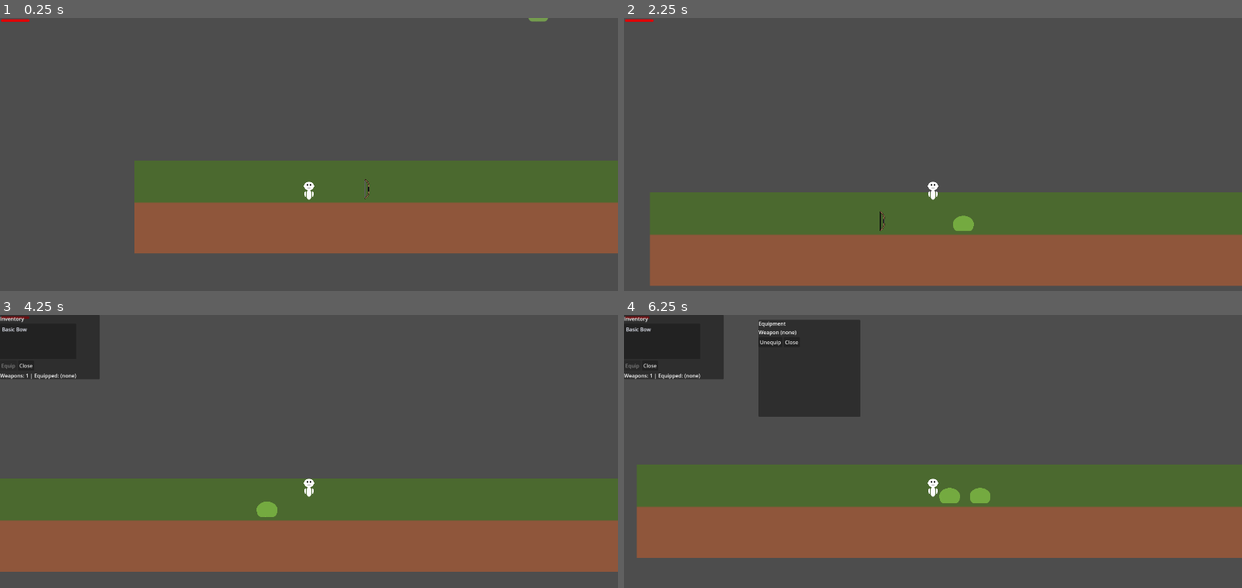
Above: before the commit, frames 1-4 (two rows, left to right).
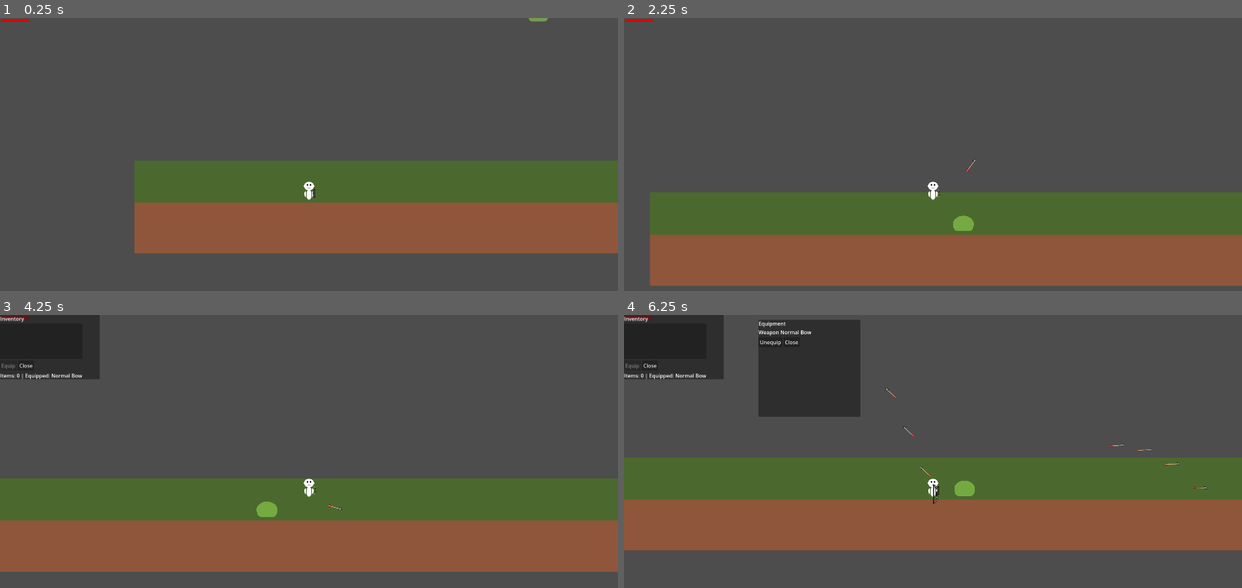
Above: after the commit, the same moments.

Repository: IcyOtter/Survivor-Wave-Like
Game: Godot game, scene res://scenes/world.tscn
Same seed, same stepped clock (60 frames per second), same inputs: the game is played once before the commit and once after it.
Inputs (mouse positions are in pixels of both pictures, inside the frame that each line leads up to):
- Up to frame 1 (0.25 s): no input
- Up to frame 2 (2.25 s): move the mouse to (1068, 173) at 0.52 s; hold D (move_right) 0.53-2.03 s; tap E (interact) at 0.6, 1.55 s; tap Space (jump) at 0.77, 0.8, 1.07, 1.35, 1.52, 1.82 s; move the mouse to (809, 209) at 1.27 s; move the mouse to (994, 116) at 2.02 s; hold A (move_left) from 2.03 s (still down); click (994, 116) at 2.1 s
- Up to frame 3 (4.25 s): tap Space (jump) at 2.3, 3.02, 3.32, 3.77, 3.8, 4.07 s; move the mouse to (278, 557) at 2.77 s; release A (move_left) at 2.78 s; hold D (move_right) from 2.78 s (still down); tap E (interact) at 2.85 s; move the mouse to (494, 541) at 3.52 s; tap S (toggle_autofire) at 3.6 s; tap Tab (toggle_inventory) at 4.15 s
- Up to frame 4 (6.25 s): move the mouse to (747, 435) at 4.27 s; release D (move_right) at 4.28 s; hold A (move_left) 4.28-5.03 s; tap C (toggle_equipment) at 4.35 s; tap Space (jump) at 4.52, 4.82, 5.3, 5.85, 6.02 s; tap E (interact) at 4.55, 5.1, 6.05 s; move the mouse to (963, 489) at 5.02 s; hold D (move_right) 5.03-5.78 s; move the mouse to (840, 402) at 5.77 s; hold A (move_left) from 5.78 s (still down)

The runs differ from the first frame. In frame 1, less than 0.1% of the frame differs, in the area x 50-60%, y 59-67%; in frame 2, less than 0.1%; in frame 3, 0.2%; in frame 4, 9.4%, in the area x 0-100%, y 0-89%.

Commit message:
- Proper item dropping established - Universilized Item Dropping so that it can be used for other things besides weapons

Diff:
--- /dev/null
+++ b/scenes/Bow_Normal.tres
@@ -0,0 +1,15 @@
+[gd_resource type="Resource" script_class="ItemDefinition" load_steps=4 format=3 uid="uid://bbyoc5thmj6ny"]
+
+[ext_resource type="Texture2D" uid="uid://cdyiu066hlucs" path="res://assets/weapons/basic bow/basicbow.png" id="1_0lkjd"]
+[ext_resource type="Script" uid="uid://bdfvny2l3xmqp" path="res://scripts/ItemDefinition.gd" id="1_di1yb"]
+[ext_resource type="PackedScene" uid="uid://dorne3gevs8gq" path="res://scenes/BasicBow.tscn" id="2_i8gfu"]
+
+[resource]
+script = ExtResource("1_di1yb")
+id = "Normal_Bow"
+display_name = "Normal Bow"
+icon = ExtResource("1_0lkjd")
+weapon_scene = ExtResource("2_i8gfu")
+stackable = false
+max_stack = 1
+metadata/_custom_type_script = "uid://bdfvny2l3xmqp"
--- /dev/null
+++ b/scenes/ItemPickup.tscn
@@ -0,0 +1,15 @@
+[gd_scene load_steps=3 format=3 uid="uid://4ewapt1weyo"]
+
+[ext_resource type="Script" uid="uid://bf0ws3w0k405a" path="res://scripts/ItemPickup.gd" id="1_a0vs4"]
+
+[sub_resource type="CircleShape2D" id="CircleShape2D_4c0k1"]
+radius = 17.0
+
+[node name="ItemPickup" type="Area2D"]
+script = ExtResource("1_a0vs4")
+
+[node name="Sprite2D" type="Sprite2D" parent="."]
+z_index = 50
+
+[node name="CollisionShape2D" type="CollisionShape2D" parent="."]
+shape = SubResource("CircleShape2D_4c0k1")
--- a/scenes/WeaponPickup.tscn
+++ /dev/null
@@ -1,14 +0,0 @@
-[gd_scene load_steps=3 format=3 uid="uid://bmiu262jolk0b"]
-
-[ext_resource type="Script" uid="uid://dshm423yk2hio" path="res://scripts/WeaponPickup.gd" id="1_4c0k1"]
-
-[sub_resource type="CircleShape2D" id="CircleShape2D_4c0k1"]
-radius = 17.0
-
-[node name="WeaponPickup" type="Area2D"]
-script = ExtResource("1_4c0k1")
-
-[node name="Sprite2D" type="Sprite2D" parent="."]
-
-[node name="CollisionShape2D" type="CollisionShape2D" parent="."]
-shape = SubResource("CircleShape2D_4c0k1")
--- a/scenes/enemy.tscn
+++ b/scenes/enemy.tscn
@@ -4,14 +4,13 @@
 [ext_resource type="Texture2D" uid="uid://bfnao0om1m8kk" path="res://assets/enemies/slime.png" id="2_4ra3w"]
 [ext_resource type="Script" uid="uid://c0xeprhbprjvv" path="res://scripts/EnemyHealthBar.gd" id="2_5uy6h"]
 [ext_resource type="Script" uid="uid://cstfxioi7pfmh" path="res://scripts/DropEntry.gd" id="2_xwavj"]
-[ext_resource type="PackedScene" uid="uid://bmiu262jolk0b" path="res://scenes/WeaponPickup.tscn" id="4_md484"]
-[ext_resource type="PackedScene" uid="uid://dorne3gevs8gq" path="res://scenes/BasicBow.tscn" id="4_xwavj"]
+[ext_resource type="PackedScene" uid="uid://4ewapt1weyo" path="res://scenes/ItemPickup.tscn" id="3_c4w8v"]
+[ext_resource type="Resource" uid="uid://bbyoc5thmj6ny" path="res://scenes/Bow_Normal.tres" id="3_xwavj"]
 
 [sub_resource type="Resource" id="Resource_ipns3"]
 script = ExtResource("2_xwavj")
-pickup_scene = ExtResource("4_md484")
-weapon_scene = ExtResource("4_xwavj")
-display_name = "Basic Bow"
+pickup_scene = ExtResource("3_c4w8v")
+item_def = ExtResource("3_xwavj")
 chance = 1.0
 metadata/_custom_type_script = "uid://cstfxioi7pfmh"
 
--- a/scenes/player.tscn
+++ b/scenes/player.tscn
@@ -1,8 +1,10 @@
-[gd_scene load_steps=6 format=3 uid="uid://blxypbuxj31em"]
+[gd_scene load_steps=8 format=3 uid="uid://blxypbuxj31em"]
 
 [ext_resource type="Script" uid="uid://b0dlwj14qvmlx" path="res://scripts/player.gd" id="1_g2els"]
 [ext_resource type="Script" uid="uid://bricsnrakdnth" path="res://scripts/WeaponManager.gd" id="2_dqkch"]
 [ext_resource type="Texture2D" uid="uid://d18a35ch3wai7" path="res://assets/player/pixelplayer.png" id="2_g2els"]
+[ext_resource type="Script" uid="uid://bdfvny2l3xmqp" path="res://scripts/ItemDefinition.gd" id="4_qlg0r"]
+[ext_resource type="Resource" uid="uid://bbyoc5thmj6ny" path="res://scenes/Bow_Normal.tres" id="5_tuyoq"]
 
 [sub_resource type="RectangleShape2D" id="RectangleShape2D_tuyoq"]
 size = Vector2(23, 46)
@@ -29,6 +31,7 @@
 
 [node name="WeaponManager" type="Node2D" parent="."]
 script = ExtResource("2_dqkch")
+starting_items = Array[ExtResource("4_qlg0r")]([ExtResource("5_tuyoq")])
 
 [node name="WeaponSocket" type="Node2D" parent="."]
 position = Vector2(19, 12)
--- a/scenes/world.tscn
+++ b/scenes/world.tscn
@@ -7,8 +7,6 @@
 [ext_resource type="Script" uid="uid://dxk8c0lhw2hgk" path="res://scripts/enemy_spawner.gd" id="3_4wyf3"]
 [ext_resource type="Script" uid="uid://dkj8v2fhpdtl1" path="res://scripts/InventoryUI.gd" id="4_4mrxx"]
 [ext_resource type="Script" uid="uid://bb6vgibhsdeev" path="res://scripts/EquipmentUI.gd" id="5_7r4gi"]
-[ext_resource type="PackedScene" uid="uid://bmiu262jolk0b" path="res://scenes/WeaponPickup.tscn" id="7_7r4gi"]
-[ext_resource type="PackedScene" uid="uid://dorne3gevs8gq" path="res://scenes/BasicBow.tscn" id="8_4mrxx"]
 
 [sub_resource type="RectangleShape2D" id="RectangleShape2D_7r4gi"]
 size = Vector2(0.21163082, 20)
@@ -66,6 +64,10 @@
 
 [node name="Player" parent="." instance=ExtResource("1_rwgxs")]
 position = Vector2(334, 858)
+move_speed = null
+jump_velocity = null
+gravity = null
+max_health = null
 
 [node name="Camera2D" type="Camera2D" parent="Player"]
 visible = false
@@ -191,8 +193,3 @@
 
 [node name="Spawn3" type="Marker2D" parent="EnemySpawner/SpawnPoints"]
 position = Vector2(90, 5)
-
-[node name="WeaponPickup" parent="." instance=ExtResource("7_7r4gi")]
-position = Vector2(512, 890)
-weapon_scene = ExtResource("8_4mrxx")
-display_name = "Basic Bow"
--- a/scripts/BaseEnemy.gd
+++ b/scripts/BaseEnemy.gd
@@ -90,7 +90,7 @@
 	for entry in drops:
 		if entry == null:
 			continue
-		if entry.pickup_scene == null or entry.weapon_scene == null:
+		if entry.pickup_scene == null or entry.item_def == null:
 			continue
 
 		# Roll per entry (you can change to "one roll total" if you prefer)
@@ -100,14 +100,16 @@
 			# break
 
 func _spawn_pickup(entry: DropEntry) -> void:
-	var pickup := entry.pickup_scene.instantiate() as WeaponPickup
+	var pickup := entry.pickup_scene.instantiate() as ItemPickup
 	if pickup == null:
-		push_warning("Enemy drop: pickup_scene is not a WeaponPickup.")
+		push_warning("Enemy drop: pickup_scene is not an ItemPickup.")
 		return
 
-	pickup.weapon_scene = entry.weapon_scene
-	pickup.display_name = entry.display_name
+	# Configure the pickup from the ItemDefinition resource
+	pickup.item_def = entry.item_def
+	pickup.quantity = max(entry.quantity, 1)
 
+	# Raycast down to place on ground
 	var ray_from := global_position + Vector2(0, -16)
 	var ray_to := ray_from + Vector2(0, 800)
 
@@ -123,10 +125,6 @@
 	if result.size() > 0:
 		var hit_pos: Vector2 = result["position"]
 		final_pos = hit_pos - Vector2(0, drop_clearance)
-		_debug_draw_ray(ray_from, hit_pos, true)
-	else:
-		_debug_draw_ray(ray_from, ray_to, false)
-		print("DROP RAY MISSED GROUND. from=", ray_from, " to=", ray_to, " mask=", GROUND_MASK)
 
 	get_parent().add_child(pickup)
 	pickup.global_position = final_pos
--- a/scripts/DropEntry.gd
+++ b/scripts/DropEntry.gd
@@ -1,7 +1,7 @@
 extends Resource
 class_name DropEntry
 
-@export var pickup_scene: PackedScene            # usually ItemPickup.tscn
-@export var weapon_scene: PackedScene            # e.g. item.tscn
-@export var display_name: String = ""            # e.g. "Item Display Name"
-@export_range(0.0, 1.0, 0.01) var chance: float = 0.25  # 0.25 = 25% chance
+@export var pickup_scene: PackedScene            # ItemPickup.tscn
+@export var item_def: ItemDefinition             # BowNormal.tres
+@export var quantity: int = 1
+@export_range(0.0, 1.0, 0.01) var chance: float = 0.25
--- a/scripts/EquipmentUI.gd
+++ b/scripts/EquipmentUI.gd
@@ -52,11 +52,13 @@
 		return
 
 	var inv := _weapon_manager.inventory
+
 	if inv.has_equipped_weapon():
-		weapon_value.text = inv.get_equipped_name()
+		weapon_value.text = inv.get_equipped_weapon_name()
+		unequip_button.disabled = false
 	else:
 		weapon_value.text = "(none)"
-
+		unequip_button.disabled = true
 
 func _on_unequip_pressed() -> void:
 	if _weapon_manager != null:
--- a/scripts/InventoryUI.gd
+++ b/scripts/InventoryUI.gd
@@ -15,13 +15,11 @@
 	process_mode = Node.PROCESS_MODE_ALWAYS
 	set_process(true)
 
-	# Wire buttons (do this once)
 	if not equip_button.pressed.is_connected(_on_equip_pressed):
 		equip_button.pressed.connect(_on_equip_pressed)
 	if not close_button.pressed.is_connected(_on_close_pressed):
 		close_button.pressed.connect(_on_close_pressed)
 
-	# Wire list selection to enable equip
 	if not weapon_list.item_selected.is_connected(_on_item_selected):
 		weapon_list.item_selected.connect(_on_item_selected)
 
@@ -67,23 +65,30 @@
 
 	var inv := _weapon_manager.inventory
 
-	for i in range(inv.weapons.size()):
-		var display_name := inv.get_weapon_name(i)
-		weapon_list.add_item(display_name)
+	for i in range(inv.items.size()):
+		var item_name := inv.get_item_name(i)
+		var qty := inv.get_item_qty(i)
+		weapon_list.add_item("%s  x%d" % [item_name, qty])
 
-	# Enable equip only if something is selected
-	equip_button.disabled = weapon_list.get_selected_items().is_empty()
+	# Enable equip only if something is selected (and selection is a weapon)
+	var selected := weapon_list.get_selected_items()
+	if selected.is_empty():
+		equip_button.disabled = true
+	else:
+		equip_button.disabled = inv.get_item_type(selected[0]) != "weapon"
 
-	# Show equipped status in the hint (optional)
 	var equipped_text := "(none)"
 	if inv.has_equipped_weapon():
-		equipped_text = inv.get_equipped_name()
+		equipped_text = inv.get_equipped_weapon_name()
 
-	hint_label.text = "Weapons: %d | Equipped: %s" % [inv.weapons.size(), equipped_text]
+	hint_label.text = "Items: %d | Equipped: %s" % [inv.items.size(), equipped_text]
 
+func _on_item_selected(index: int) -> void:
+	if _weapon_manager == null or _weapon_manager.inventory == null:
+		equip_button.disabled = true
+		return
 
-func _on_item_selected(_index: int) -> void:
-	equip_button.disabled = false
+	equip_button.disabled = _weapon_manager.inventory.get_item_type(index) != "weapon"
 
 func _on_equip_pressed() -> void:
 	if _weapon_manager == null or _weapon_manager.inventory == null:
@@ -98,11 +103,10 @@
 		return
 
 	var index := selected[0]
-	print("Equip: equipping index", index, "name=", _weapon_manager.inventory.get_weapon_name(index))
+	print("Equip: equipping index", index, "item=", _weapon_manager.inventory.get_item_name(index))
 
 	_weapon_manager.equip_from_inventory(index)
 
-	# Open equipment panel if provided (optional)
 	if _equipment_ui != null and _equipment_ui.has_method("open"):
 		_equipment_ui.call("open")
 
--- /dev/null
+++ b/scripts/ItemDefinition.gd
@@ -0,0 +1,16 @@
+extends Resource
+class_name ItemDefinition
+
+@export var id: String = ""                   # unique identifier, e.g. "bow_normal"
+@export var display_name: String = "Item"
+@export var item_type: String = "weapon"      # "weapon" for now
+
+# Visuals
+@export var icon: Texture2D                   # sprite shown in the world + inventory later
+
+# For weapons: what scene should be equipped/spawned on the weapon socket
+@export var weapon_scene: PackedScene
+
+# Stacking
+@export var stackable: bool = true
+@export var max_stack: int = 999
--- /dev/null
+++ b/scripts/ItemInventory.gd
@@ -0,0 +1,99 @@
+extends Resource
+class_name ItemInventory
+
+signal inventory_changed()
+
+# Each stack is a Dictionary:
+# {
+#   "id": String,
+#   "name": String,
+#   "type": String,
+#   "weapon_path": String,
+#   "qty": int,
+#   "stackable": bool,
+#   "max_stack": int
+# }
+@export var items: Array[Dictionary] = []
+
+# Equipped weapon slot stores a single item entry (qty always 1)
+@export var equipped_weapon: Dictionary = {}
+
+func add_item(def: ItemDefinition, amount: int = 1) -> void:
+	if def == null or amount <= 0:
+		return
+	if def.id.strip_edges() == "":
+		push_warning("ItemInventory: ItemDefinition id is empty. Set a unique id.")
+		return
+
+	# If stackable, try to add to an existing stack
+	if def.stackable:
+		for i in range(items.size()):
+			if String(items[i].get("id", "")) == def.id:
+				var max_stack := int(items[i].get("max_stack", 999))
+				var current := int(items[i].get("qty", 0))
+				items[i]["qty"] = clamp(current + amount, 0, max_stack)
+				emit_signal("inventory_changed")
+				return
+
+	# Otherwise create a new stack (or new entry)
+	items.append(_make_entry(def, amount))
+	emit_signal("inventory_changed")
+
+func remove_item_by_index(index: int, amount: int = 1) -> bool:
+	if index < 0 or index >= items.size() or amount <= 0:
+		return false
+
+	var current := int(items[index].get("qty", 0))
+	current -= amount
+
+	if current <= 0:
+		items.remove_at(index)
+	else:
+		items[index]["qty"] = current
+
+	emit_signal("inventory_changed")
+	return true
+
+func get_item_name(index: int) -> String:
+	if index < 0 or index >= items.size():
+		return ""
+	return String(items[index].get("name", ""))
+
+func get_item_qty(index: int) -> int:
+	if index < 0 or index >= items.size():
+		return 0
+	return int(items[index].get("qty", 0))
+
+func get_item_type(index: int) -> String:
+	if index < 0 or index >= items.size():
+		return ""
+	return String(items[index].get("type", ""))
+
+func get_weapon_path(index: int) -> String:
+	if index < 0 or index >= items.size():
+		return ""
+	return String(items[index].get("weapon_path", ""))
+
+func has_equipped_weapon() -> bool:
+	return equipped_weapon.has("id") and String(equipped_weapon["id"]) != ""
+
+func get_equipped_weapon_name() -> String:
+	return String(equipped_weapon.get("name", ""))
+
+func get_equipped_weapon_path() -> String:
+	return String(equipped_weapon.get("weapon_path", ""))
+
+func _make_entry(def: ItemDefinition, amount: int) -> Dictionary:
+	var weapon_path := ""
+	if def.weapon_scene != null and def.weapon_scene.resource_path != "":
+		weapon_path = def.weapon_scene.resource_path
+
+	return {
+		"id": def.id,
+		"name": def.display_name,
+		"type": def.item_type,
+		"weapon_path": weapon_path,
+		"qty": amount,
+		"stackable": def.stackable,
+		"max_stack": def.max_stack
+	}
--- /dev/null
+++ b/scripts/ItemPickup.gd
@@ -0,0 +1,42 @@
+@tool
+extends Area2D
+class_name ItemPickup
+
+@export var item_def: ItemDefinition:
+	set(value):
+		item_def = value
+		_update_visual()
+
+@export var quantity: int = 1
+
+# Optional fallback if item_def has no icon set
+@export var fallback_texture: Texture2D
+
+@onready var sprite: Sprite2D = $Sprite2D
+
+func _ready() -> void:
+	_update_visual()
+
+func _update_visual() -> void:
+	# In editor, setters can run before _ready(), so sprite may be null.
+	if sprite == null:
+		sprite = get_node_or_null("Sprite2D") as Sprite2D
+	if sprite == null:
+		return
+
+	var tex: Texture2D = null
+	if item_def != null and item_def.icon != null:
+		tex = item_def.icon
+	elif fallback_texture != null:
+		tex = fallback_texture
+
+	sprite.texture = tex
+	sprite.visible = (tex != null)
+
+	# Keep it visible above tiles
+	sprite.z_index = 50
+
+func get_display_name() -> String:
+	if item_def != null:
+		return item_def.display_name
+	return "Unknown Item"
--- a/scripts/WeaponManager.gd
+++ b/scripts/WeaponManager.gd
@@ -6,11 +6,11 @@
 
 @export var weapon_socket_path: NodePath = ^"../WeaponSocket"
 
-# Optional: starting weapon(s)
-@export var starting_weapons: Array[PackedScene] = []
+# Starting items (recommended: add ItemDefinition .tres files here)
+@export var starting_items: Array[ItemDefinition] = []
 
 # Inventory resource (can be saved later)
-@export var inventory: WeaponInventory
+@export var inventory: ItemInventory
 
 var _socket: Node2D
 var current_weapon: BaseWeapon = null
@@ -22,21 +22,21 @@
 		return
 
 	if inventory == null:
-		inventory = WeaponInventory.new()
+		inventory = ItemInventory.new()
 
 	if not inventory.inventory_changed.is_connected(_on_inventory_changed):
 		inventory.inventory_changed.connect(_on_inventory_changed)
 
-	# Add starting weapons into inventory
-	for w in starting_weapons:
-		if w != null and w.resource_path != "":
-			var path := w.resource_path
-			var display_name := path.get_file().get_basename()
-			inventory.add_weapon(path, display_name)
+	# Add starting items into inventory
+	for item_def in starting_items:
+		if item_def != null:
+			inventory.add_item(item_def, 1)
 
-	# Optional: auto-equip first weapon if any
-	if inventory.weapons.size() > 0 and inventory.equipped_index == -1:
-		equip_index(0)
+	# Optional: auto-equip first weapon item if nothing equipped
+	if not inventory.has_equipped_weapon():
+		var idx := _find_first_weapon_index()
+		if idx != -1:
+			equip_from_inventory(idx)
 
 func _on_inventory_changed() -> void:
 	emit_signal("inventory_updated")
@@ -45,73 +45,56 @@
 	if current_weapon != null:
 		current_weapon.fire()
 
-func add_weapon_scene(scene: PackedScene, display_name: String = "", auto_equip: bool = false) -> bool:
-	if scene == null:
-		return false
-	if scene.resource_path == "":
-		push_warning("WeaponManager: Weapon scene has no resource_path. Save the .tscn to disk.")
+func add_item_from_pickup(pickup: ItemPickup) -> bool:
+	if pickup == null or pickup.item_def == null:
 		return false
 
-	var path := scene.resource_path
-	if display_name.strip_edges() == "":
-		display_name = path.get_file().get_basename()
+	if inventory == null:
+		inventory = ItemInventory.new()
+		if not inventory.inventory_changed.is_connected(_on_inventory_changed):
+			inventory.inventory_changed.connect(_on_inventory_changed)
 
-	var added := inventory.add_weapon(path, display_name)
+	inventory.add_item(pickup.item_def, pickup.quantity)
+	return true
 
-	# Only equip if explicitly requested
-	if added and auto_equip:
-		equip_index(inventory.weapons.size() - 1)
-
-	return added
-
-func add_weapon_from_pickup(pickup: WeaponPickup) -> bool:
-	if pickup == null:
-		return false
-
-	var path := pickup.get_weapon_path()
-	var display_name := pickup.get_display_name()
-
-	var added := inventory.add_weapon(path, display_name)
-	# inventory.add_weapon emits inventory_changed which triggers inventory_updated already
-	return added
-
-func equip_index(index: int) -> void:
+func equip_from_inventory(index: int) -> void:
 	if inventory == null:
 		return
-	if index < 0 or index >= inventory.weapons.size():
+	if index < 0 or index >= inventory.items.size():
 		return
 
-	var path := inventory.get_weapon_path(index)
-	var scene := load(path) as PackedScene
+	if inventory.get_item_type(index) != "weapon":
+		push_warning("WeaponManager: Selected item is not a weapon.")
+		return
+
+	var weapon_path := inventory.get_weapon_path(index)
+	if weapon_path == "":
+		push_warning("WeaponManager: Weapon item has no weapon_path.")
+		return
+
+	# If something equipped, return it first (and clear existing weapon node)
+	if inventory.has_equipped_weapon():
+		unequip()
+
+	# Consume 1 from the inventory stack and store equipped entry
+	var entry := inventory.items[index].duplicate(true)
+	entry["qty"] = 1
+	inventory.equipped_weapon = entry
+	inventory.remove_item_by_index(index, 1)
+
+	# Spawn equipped weapon
+	var scene := load(weapon_path) as PackedScene
 	if scene == null:
-		push_warning("WeaponManager: Could not load weapon scene at path: %s" % path)
+		push_warning("WeaponManager: Could not load weapon scene at path: %s" % weapon_path)
+		inventory.equipped_weapon = {}
+		inventory.emit_signal("inventory_changed")
 		return
 
 	_equip_scene(scene)
-	inventory.equipped_index = index
-	emit_signal("inventory_updated")
-
-func _equip_scene(scene: PackedScene) -> void:
-	if _socket == null or scene == null:
-		return
-
-	# Remove current weapon instance
-	for child in _socket.get_children():
-		child.queue_free()
-
-	var weapon_node := scene.instantiate()
-	_socket.add_child(weapon_node)
-
-	current_weapon = weapon_node as BaseWeapon
-	if current_weapon == null:
-		push_warning("WeaponManager: Equipped scene is not a BaseWeapon. Attach BaseWeapon.gd to the weapon root.")
-
-	emit_signal("weapon_equipped", weapon_node)
+	inventory.emit_signal("inventory_changed")
 
 func unequip() -> void:
-	if inventory == null:
-		return
-	if not inventory.has_equipped_weapon():
+	if inventory == null or not inventory.has_equipped_weapon():
 		return
 
 	_return_equipped_to_inventory()
@@ -125,38 +108,49 @@
 	inventory.emit_signal("inventory_changed")
 
 func _return_equipped_to_inventory() -> void:
-	if not inventory.has_equipped_weapon():
+	if inventory == null or not inventory.has_equipped_weapon():
 		return
 
 	var entry := inventory.equipped_weapon
 	inventory.equipped_weapon = {}
-	inventory.weapons.append(entry)
 
-
-func equip_from_inventory(index: int) -> void:
-	if inventory == null:
-		return
-	if index < 0 or index >= inventory.weapons.size():
+	var id := String(entry.get("id", ""))
+	if id == "":
 		return
 
-	# If something is already equipped, return it to inventory first
-	if inventory.has_equipped_weapon():
-		_return_equipped_to_inventory()
+	var stackable := bool(entry.get("stackable", true))
+	var max_stack := int(entry.get("max_stack", 999))
 
-	# Move selected entry into equipped slot
-	var entry: Dictionary = inventory.weapons[index]
-	inventory.weapons.remove_at(index)
-	inventory.equipped_weapon = entry
+	if stackable:
+		for i in range(inventory.items.size()):
+			if String(inventory.items[i].get("id", "")) == id:
+				var current := int(inventory.items[i].get("qty", 0))
+				inventory.items[i]["qty"] = clamp(current + 1, 0, max_stack)
+				return
 
-	# Spawn the weapon scene on the socket
-	var scene := load(String(entry["path"])) as PackedScene
-	if scene == null:
-		push_warning("WeaponManager: Could not load equipped weapon scene: %s" % String(entry["path"]))
-		inventory.equipped_weapon = {}
-		inventory.emit_signal("inventory_changed")
+	entry["qty"] = 1
+	inventory.items.append(entry)
+
+func _equip_scene(scene: PackedScene) -> void:
+	if _socket == null or scene == null:
 		return
 
-	_equip_scene(scene)
+	for child in _socket.get_children():
+		child.queue_free()
 
-	# Notify UI
-	inventory.emit_signal("inventory_changed")
+	var weapon_node := scene.instantiate()
+	_socket.add_child(weapon_node)
+
+	current_weapon = weapon_node as BaseWeapon
+	if current_weapon == null:
+		push_warning("WeaponManager: Equipped scene is not a BaseWeapon. Attach BaseWeapon.gd to the weapon root.")
+
+	emit_signal("weapon_equipped", weapon_node)
+
+func _find_first_weapon_index() -> int:
+	if inventory == null:
+		return -1
+	for i in range(inventory.items.size()):
+		if inventory.get_item_type(i) == "weapon" and inventory.get_weapon_path(i) != "":
+			return i
+	return -1
--- a/scripts/WeaponPickup.gd
+++ /dev/null
@@ -1,67 +0,0 @@
-@tool
-extends Area2D
-class_name WeaponPickup
-
-@export var weapon_scene: PackedScene:
-	set(value):
-		weapon_scene = value
-		_update_visual()
-
-@export var display_name: String = ""
-@export var fallback_texture: Texture2D
-
-@onready var sprite: Sprite2D = $Sprite2D
-
-func _ready() -> void:
-	_update_visual()
-
-func _update_visual() -> void:
-	if sprite == null:
-		return
-
-	var tex := _extract_weapon_texture()
-	if tex != null:
-		sprite.texture = tex
-	elif fallback_texture != null:
-		sprite.texture = fallback_texture
-	else:
-		sprite.texture = null
-
-	sprite.visible = true
-	sprite.modulate = Color(1, 1, 1, 1)
-	sprite.scale = Vector2.ONE
-	sprite.z_index = 10
-
-func _extract_weapon_texture() -> Texture2D:
-	if weapon_scene == null:
-		return null
-
-	var inst := weapon_scene.instantiate()
-	if inst == null:
-		return null
-
-	var found := _find_first_sprite(inst)
-	var tex: Texture2D = found.texture if found != null else null
-
-	inst.queue_free()
-	return tex
-
-func _find_first_sprite(node: Node) -> Sprite2D:
-	for child in node.get_children():
-		if child is Sprite2D:
-			return child
-		if child is Node:
-			var nested := _find_first_sprite(child)
-			if nested != null:
-				return nested
-	return null
-
-func get_weapon_path() -> String:
-	return weapon_scene.resource_path if weapon_scene != null else ""
-
-func get_display_name() -> String:
-	if display_name.strip_edges() != "":
-		return display_name
-	if weapon_scene != null and weapon_scene.resource_path != "":
-		return weapon_scene.resource_path.get_file().get_basename()
-	return "Unknown Weapon"
--- a/scripts/player.gd
+++ b/scripts/player.gd
@@ -8,7 +8,8 @@
 @export var gravity: float = 1200.0
 
 var _auto_fire_enabled: bool = false
-var _nearby_pickups: Array[WeaponPickup] = []
+var _nearby_pickups: Array[ItemPickup] = []
+
 
 signal health_changed(current: int, max: int)
 @export var max_health: int = 100
@@ -59,25 +60,24 @@
 	# Pickup (E)
 	# -----------------
 	if Input.is_action_just_pressed("interact"):
-		_try_pickup_weapon()
+		_try_pickup_item()
 
 func _on_pickup_area_entered(area: Area2D) -> void:
-	if area is WeaponPickup:
+	if area is ItemPickup:
 		_nearby_pickups.append(area)
 
 func _on_pickup_area_exited(area: Area2D) -> void:
-	if area is WeaponPickup:
+	if area is ItemPickup:
 		_nearby_pickups.erase(area)
 
-func _try_pickup_weapon() -> void:
-	# Remove invalid references
+
+func _try_pickup_item() -> void:
 	_nearby_pickups = _nearby_pickups.filter(func(p): return p != null and is_instance_valid(p))
 
 	if _nearby_pickups.is_empty():
 		return
 
-	# Pick nearest pickup
-	var nearest: WeaponPickup = null
+	var nearest: ItemPickup = null
 	var best_dist := INF
 
 	for p in _nearby_pickups:
@@ -89,11 +89,11 @@
 	if nearest == null:
 		return
 
-	# Add to inventory (does NOT auto-equip)
-	var added := weapon_manager.add_weapon_from_pickup(nearest)
+	var added := weapon_manager.add_item_from_pickup(nearest)
 	if added:
-		print("Picked up:", nearest.get_display_name())
+		print("Picked up:", nearest.get_display_name(), "x", nearest.quantity)
 		nearest.queue_free()
+
 
 # Player takes damage
 func take_damage(amount: int) -> void:
Not shown: 1 places in scenes/world.tscn that only renumber resources
Not shown, added: scripts/ItemDefinition.gd.uid
Not shown, added: scripts/ItemInventory.gd.uid
Not shown, added: scripts/ItemPickup.gd.uid
Not shown, removed: scripts/WeaponPickup.gd.uid
